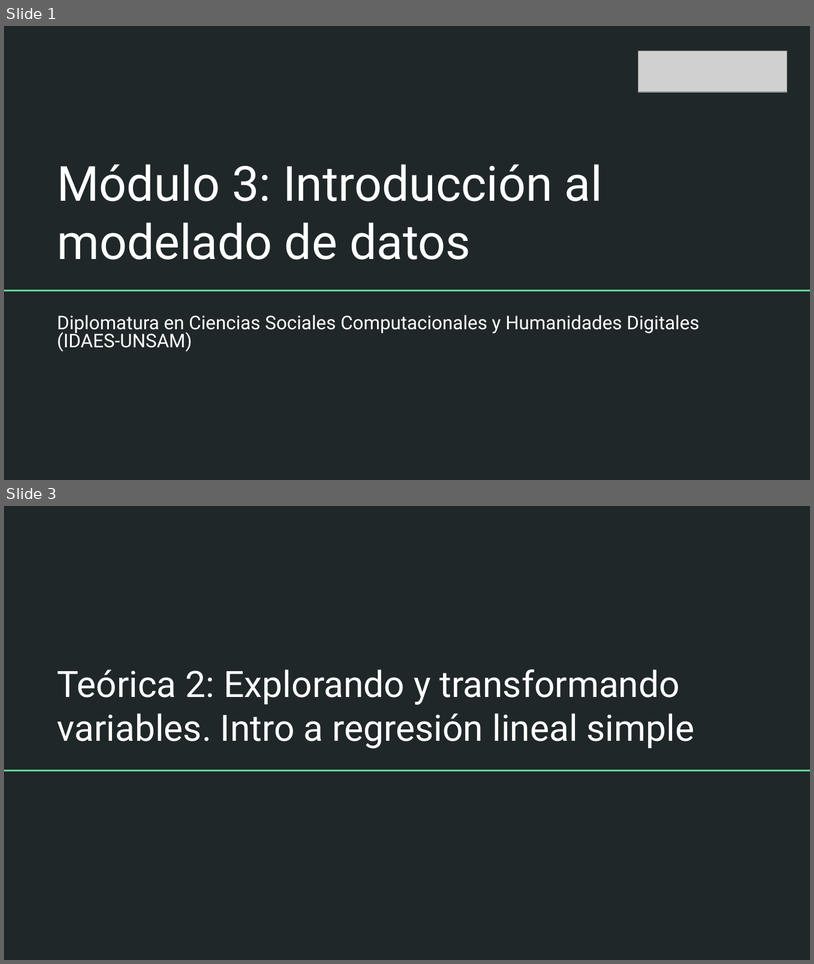
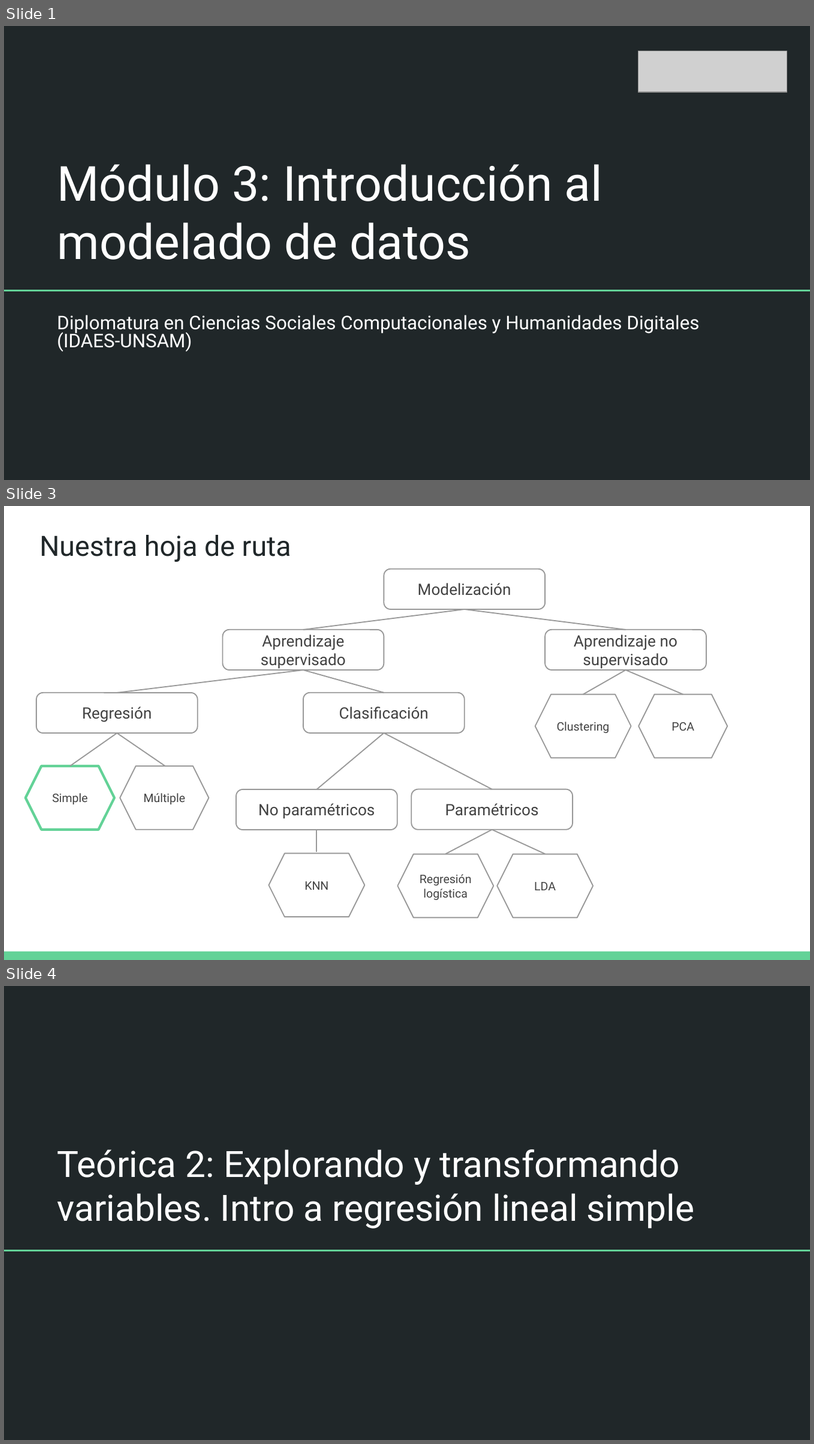
Before and after one commit to DCSCyHD/2023_modulo_3, a slide deck: clase2/teorica_2.pptx. Shown one above the other, each under a label of ours: slides 1 and 3 before the commit, slides 1, 3 and 4 after it; the slides between them are not shown. The pictures are 814x964 and 814x1444 pixels, drawn with LibreOffice and Linux fonts; fonts in the diff are those of the drawing; grey boxes stand for pictures. Boxes give left, top, right and bottom in pixels: in the first picture for what was removed or moved away, otherwise in the second. Text is boxed around its words. In the diff, an @@ line names an element or a change of style, - is before the commit and + after.

```diff
--- a/clase2/teorica_2.pptx
+++ b/clase2/teorica_2.pptx
@@ slide 3 added at (x1=4, y1=506, x2=810, y2=960), background #FFFFFF @@
@@ title added at (x1=39, y1=535, x2=291, y2=562), 25 pt, text #202729 @@
+Nuestra hoja de ruta
@@ rounded rectangle added at (x1=384, y1=569, x2=545, y2=609), outline #999999 1 pt, 14 pt, text #424242 @@
+Modelización
@@ line added from (464, 609) to (303, 630), #999999 1 pt @@
@@ line added from (464, 609) to (626, 630), #999999 1 pt @@
@@ rounded rectangle added at (x1=222, y1=630, x2=384, y2=670), outline #999999 1 pt, 14 pt, text #424242 @@
+Aprendizaje supervisado
@@ rounded rectangle added at (x1=545, y1=630, x2=707, y2=670), outline #999999 1 pt, 14 pt, text #424242 @@
+Aprendizaje no supervisado
@@ line added from (303, 670) to (117, 692), #999999 1 pt @@
@@ line added from (303, 670) to (384, 692), #999999 1 pt @@
@@ line added from (626, 670) to (584, 694), #999999 1 pt @@
@@ line added from (626, 670) to (683, 694), #999999 1 pt @@
@@ rounded rectangle added at (x1=36, y1=692, x2=198, y2=733), outline #999999 1 pt, 14 pt, text #424242 @@
+Regresión
@@ rounded rectangle added at (x1=303, y1=692, x2=464, y2=733), outline #999999 1 pt, 14 pt, text #424242 @@
+Clasificación
@@ hexagon added at (x1=536, y1=694, x2=632, y2=757), outline #999999 1 pt, 10.5 pt, text #424242 @@
+Clustering
@@ hexagon added at (x1=639, y1=694, x2=728, y2=757), outline #999999 1 pt, 10.5 pt, text #424242 @@
+PCA
@@ line added from (117, 733) to (70, 766), #999999 1 pt @@
@@ line added from (117, 733) to (165, 766), #999999 1 pt @@
@@ line added from (384, 733) to (317, 789), #999999 1 pt @@
@@ line added from (384, 733) to (492, 789), #999999 1 pt @@
@@ hexagon added at (x1=26, y1=766, x2=114, y2=829), outline #63D297 2.25 pt, 10.5 pt, text #424242 @@
+Simple
@@ hexagon added at (x1=120, y1=766, x2=209, y2=829), outline #999999 1 pt, 10.5 pt, text #424242 @@
+Múltiple
@@ rounded rectangle added at (x1=236, y1=789, x2=398, y2=829), outline #999999 1 pt, 14 pt, text #424242 @@
+No paramétricos
@@ rounded rectangle added at (x1=411, y1=789, x2=573, y2=829), outline #999999 1 pt, 14 pt, text #424242 @@
+Paramétricos
@@ line added from (317, 829) to (317, 852), #999999 1 pt @@
@@ line added from (492, 829) to (446, 853), #999999 1 pt @@
@@ line added from (492, 829) to (545, 853), #999999 1 pt @@
@@ hexagon added at (x1=269, y1=853, x2=365, y2=916), outline #999999 1 pt, 10.5 pt, text #424242 @@
+KNN
@@ hexagon added at (x1=398, y1=853, x2=494, y2=917), outline #999999 1 pt, 10.5 pt, text #424242 @@
+Regresión logística
@@ hexagon added at (x1=498, y1=853, x2=593, y2=917), outline #999999 1 pt, 10.5 pt, text #424242 @@
+LDA
@@ rectangle added at (x1=4, y1=951, x2=810, y2=960), fill #63D297 @@
@@ what was slide 3 is now slide 4 @@
```
Also in this commit, not shown: 2 slides changed, 3 other files.
